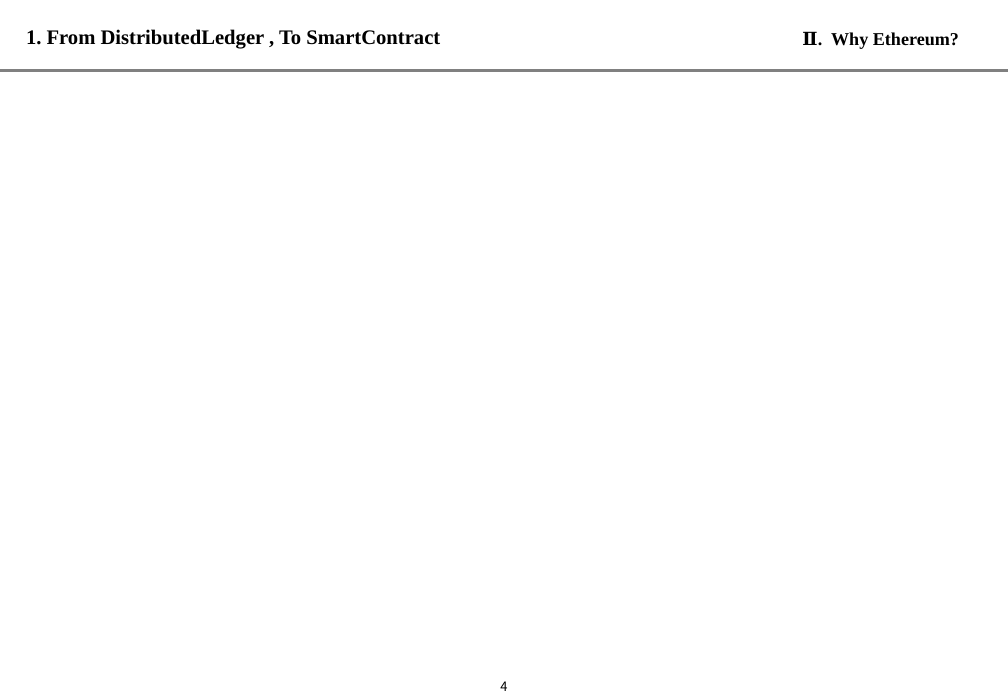
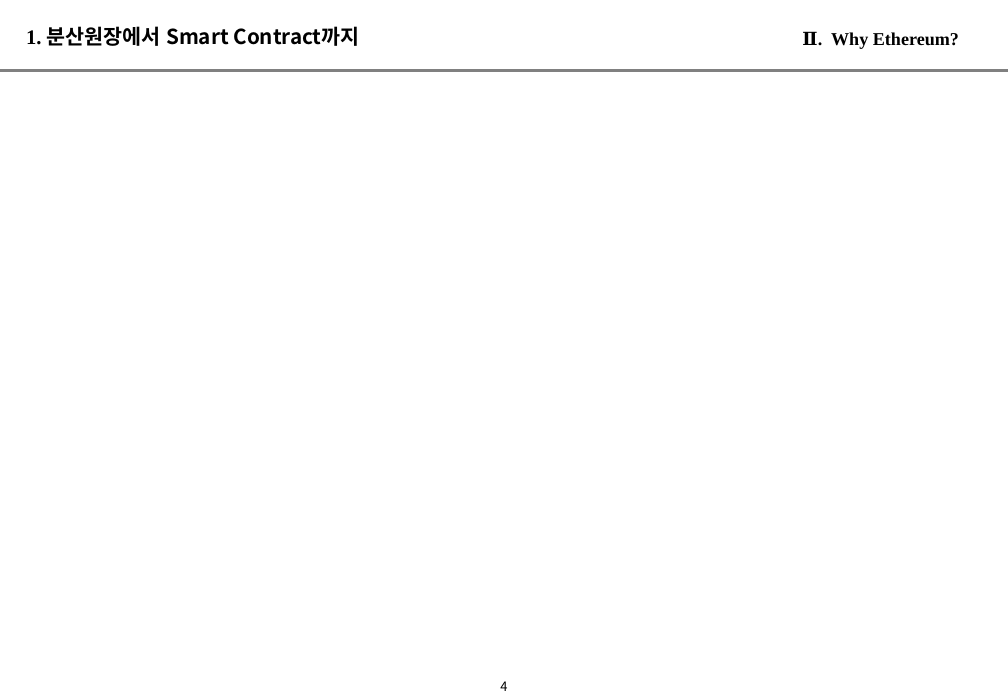
Before and after one commit to alladd/tcl2017, a slide deck: slide 5 of 51_발표PT자료/02_PT.pptx. Drawn at 1008x698 pixels with LibreOffice and Linux fonts; fonts in the diff are those of the drawing; background and template pictures are left out. Boxes give left, top, right and bottom in pixels: in the first picture for what was removed or moved away, otherwise in the second. Text is boxed around its words. In the diff, an @@ line names an element or a change of style, - is before the commit and + after.

```diff
--- a/51_발표PT자료/02_PT.pptx
+++ b/51_발표PT자료/02_PT.pptx
@@ text at [26,26,360,46]: text changed; font Times New Roman to Noto Sans CJK KR @@
-1. From DistributedLedger , To SmartContract
+1. 분산원장에서 Smart Contract까지
```
Also in this commit, not shown: 11 other slides changed, 5 slides added, 17 other files.
